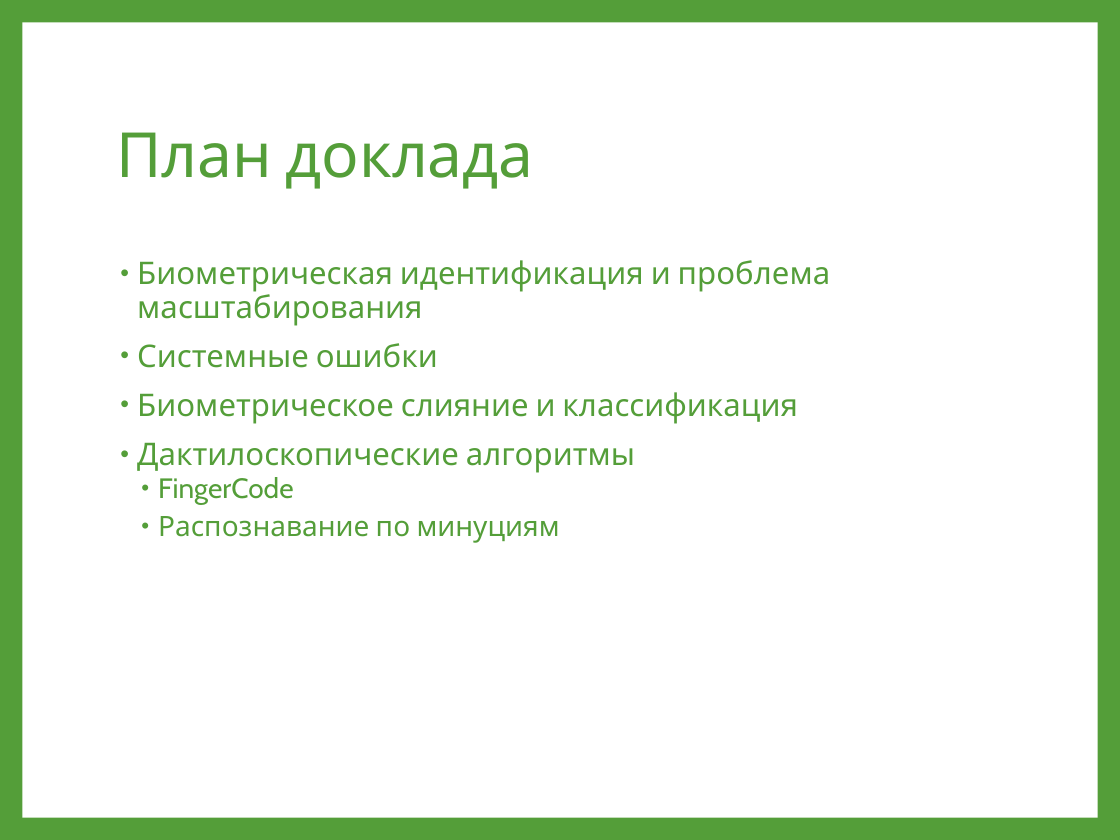
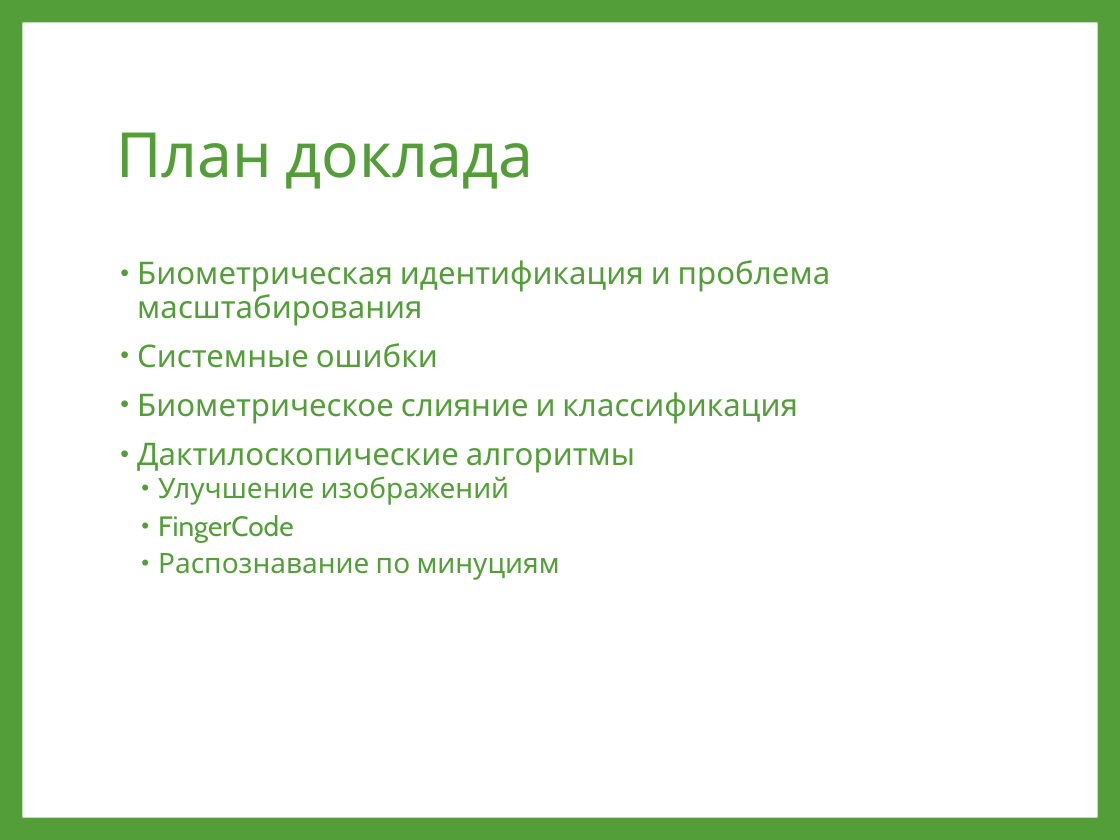
Before and after one commit to swapnilghorpade/cuda-fingerprinting, a slide deck: slide 2 of Publications/15.03.2013 - SPIIRAS/Опыт решения задачи дактилоскопической идентификации с использованием GPGPU.pptx. Drawn at 1120x840 pixels with LibreOffice and Linux fonts; fonts in the diff are those of the drawing. Boxes give left, top, right and bottom in pixels: in the first picture for what was removed or moved away, otherwise in the second. Text is boxed around its words. In the diff, an @@ line names an element or a change of style, - is before the commit and + after.

```diff
--- a/Publications/15.03.2013 - SPIIRAS/Опыт решения задачи дактилоскопической идентификации с использованием GPGPU.pptx
+++ b/Publications/15.03.2013 - SPIIRAS/Опыт решения задачи дактилоскопической идентификации с использованием GPGPU.pptx
@@ text at [158, 476, 509, 505]: paragraph added @@
+  • Улучшение изображений
```
Also in this commit, not shown: 3 other slides changed, 9 slides added, 5 slides removed.
